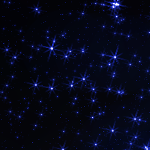
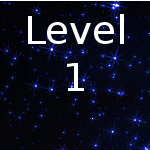
Before/after of a 150x150 layered artwork. What changed in the layer stack:
removed layer "Pasted Layer" over [0, 0, 150, 150]
painted on "Background" over [0, 0, 150, 150]
